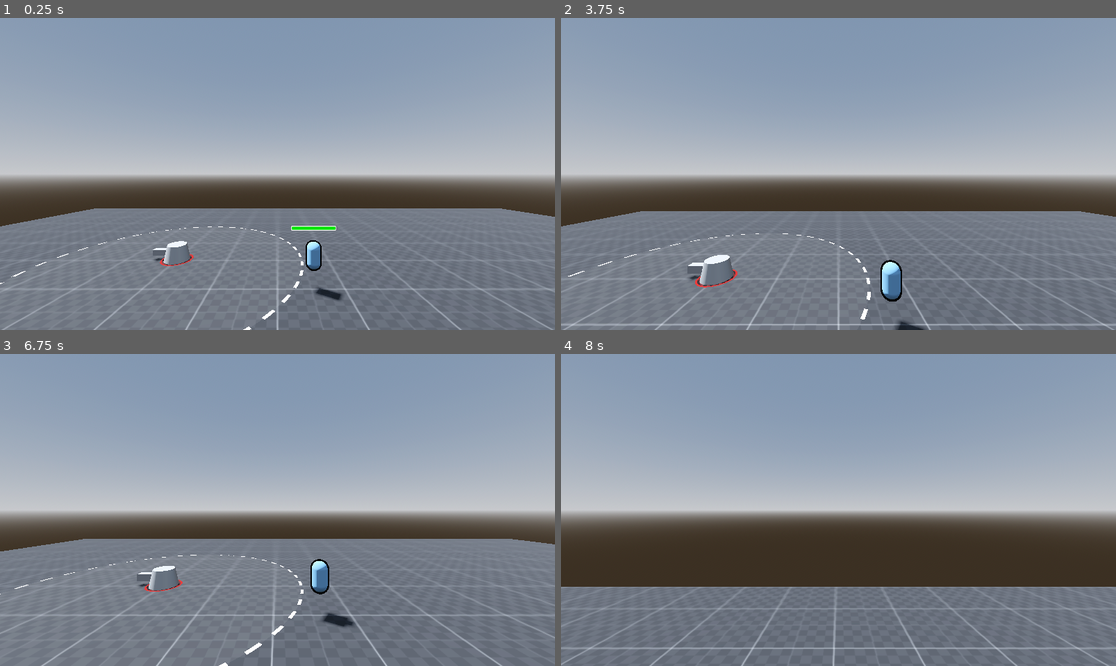
Above: before the commit, frames 1-4 (two rows, left to right).
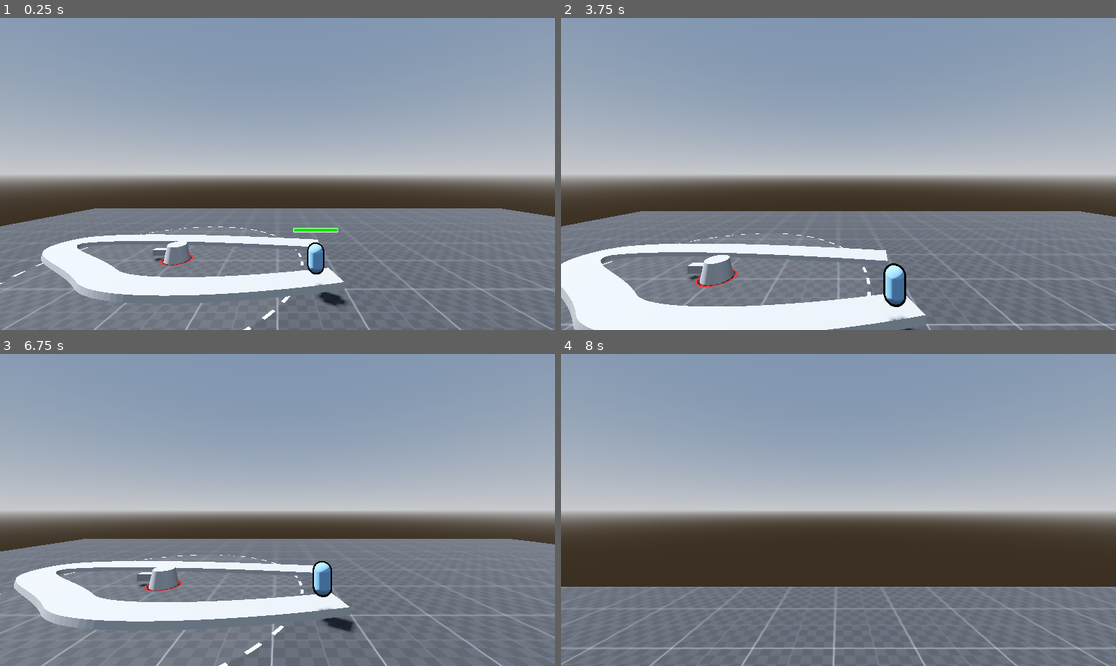
Above: after the commit, the same moments.

Repository: Acux-Dev/tdmonsters
Game: Godot game, scene res://Scenes/Terrain/testTerrain.tscn
Same seed, same stepped clock (60 frames per second), same inputs: the game is played once before the commit and once after it. The project has no main scene, so this scene is started directly.
Inputs (mouse positions are in pixels of both pictures, inside the frame that each line leads up to):
- Up to frame 1 (0.25 s): no input
- Up to frame 2 (3.75 s): tap Enter (ui_accept) at 0.5, 0.77, 1.52, 2.75, 3.02 s; move the mouse to (866, 174) at 0.52 s; press the mouse at (866, 174) at 0.53 s; hold W (forward) from 0.53 s (still down); move the mouse to (810, 174) at 1.27 s; release the mouse at (810, 174) at 1.28 s; tap Ctrl (crouch) at 1.35 s; move the mouse to (849, 167) at 2.02 s; hold Alt (free_look) 2.03-2.78 s; move the mouse to (832, 180) at 2.77 s; tap Shift (sprint) at 2.85 s; click (832, 180) at 2.92 s; tap F1 (debug_reset) at 3.5 s; move the mouse to (877, 177) at 3.52 s; tap O at 3.6 s
- Up to frame 3 (6.75 s): tap Enter (ui_accept) at 3.77, 4.52, 5.75, 6.02 s; move the mouse to (233, 506) at 4.27 s; tap U at 4.35 s; move the mouse to (283, 510) at 5.02 s; tap Tab at 5.1 s; click (283, 510) at 5.17 s; move the mouse to (255, 503) at 5.77 s; release W (forward) at 5.78 s; hold D (right) 5.78-6.53 s; click (255, 503) at 5.85 s; tap F1 (debug_reset) at 6.5 s; move the mouse to (305, 510) at 6.52 s; hold W (forward) from 6.53 s (still down); hold Ctrl (crouch) from 6.53 s (still down)
- Up to frame 4 (8 s): keep holding W (forward); tap Enter (ui_accept) at 6.77, 7.52 s; move the mouse to (810, 510) at 7.27 s; release Ctrl (crouch) at 7.28 s; tap Alt (free_look) at 7.35 s; click (810, 510) at 7.42 s

The runs differ from the first frame. In frame 1, 5.5% of the frame differs, in the area x 7-63%, y 66-93%; in frame 2, 9.0%, in the area x 0-66%, y 72-100%; in frame 3, 6.0%; in frame 4, nothing differs.

Commit message:
test terrain for path

Diff:
--- a/Scenes/Terrain/testTerrain.tscn
+++ b/Scenes/Terrain/testTerrain.tscn
@@ -24,7 +24,7 @@
 
 [sub_resource type="Curve3D" id="Curve3D_dh756"]
 _data = {
-"points": PackedVector3Array(0, 0, 0, 0, 0, 0, 0, 0, 0, 0, 0, 0, 0, 0, 0, 0, 0, -4, 0, 0, 0, 0, 0, 0, 2, 0, -6, 0, 0, 0, 0, 0, 0, 2, 0, 0),
+"points": PackedVector3Array(0, 0, 0, 0, 0, 0, 0, 0, 0, -0.760043, -0.000695229, 1.02487, 0.760043, 0.000695229, -1.02487, 0, 0, -4, -0.958191, 0.000372887, -0.43443, 0.958191, -0.000372887, 0.43443, 2, 0, -6, 0, 0, 0, 0, 0, 0, 2, 0, 0),
 "tilts": PackedFloat32Array(0, 0, 0, 0)
 }
 point_count = 4
@@ -68,6 +68,21 @@
 transform = Transform3D(1, 0, 0, 0, 1, 0, 0, 0, 1, 3, 0.5, 0)
 curve = SubResource("Curve3D_dh756")
 
+[node name="CSGPolygon3D" type="CSGPolygon3D" parent="EnemyPath"]
+transform = Transform3D(1, 0, 0, 0, 1, 0, 0, 0, 1, 0, -0.5, 0)
+polygon = PackedVector2Array(0, 0, 0.0220504, 0.094678, 0.521743, 0.0841184, 0.535185, 0.00596911)
+mode = 2
+path_node = NodePath("..")
+path_interval_type = 0
+path_interval = 0.1
+path_simplify_angle = 0.0
+path_rotation = 1
+path_rotation_accurate = false
+path_local = true
+path_continuous_u = true
+path_u_distance = 1.0
+path_joined = false
+
 [node name="EnemySpawnTimer" type="Timer" parent="."]
 
 [node name="simple_tower" parent="." instance=ExtResource("4_tempu")]
